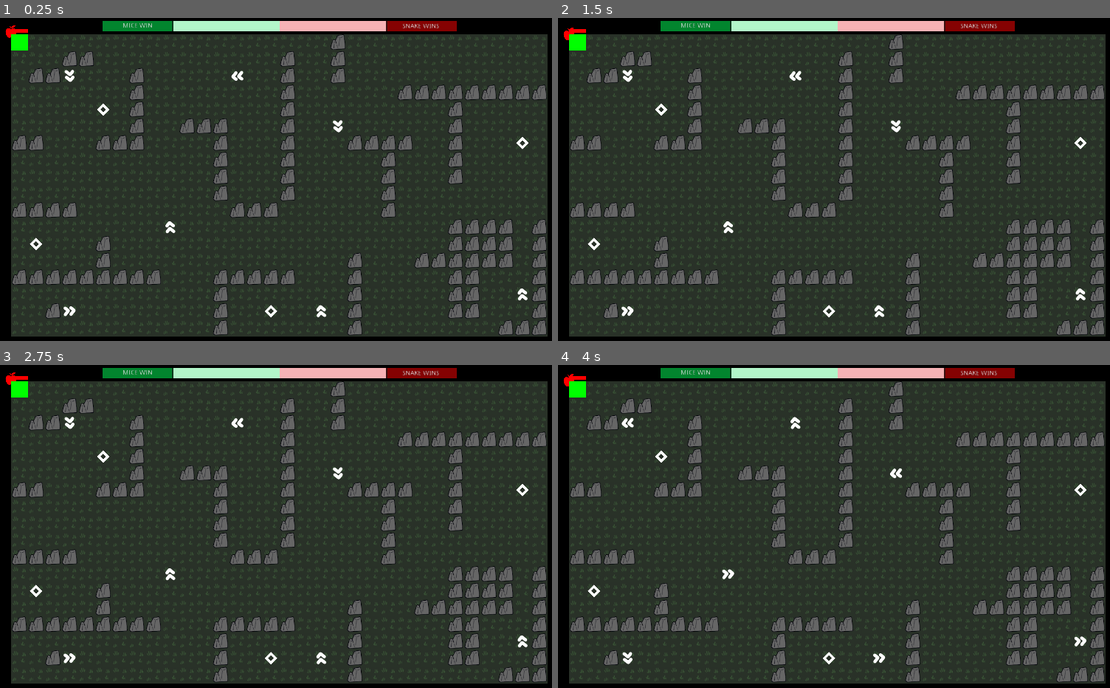
Above: before the commit, frames 1-4 (two rows, left to right).
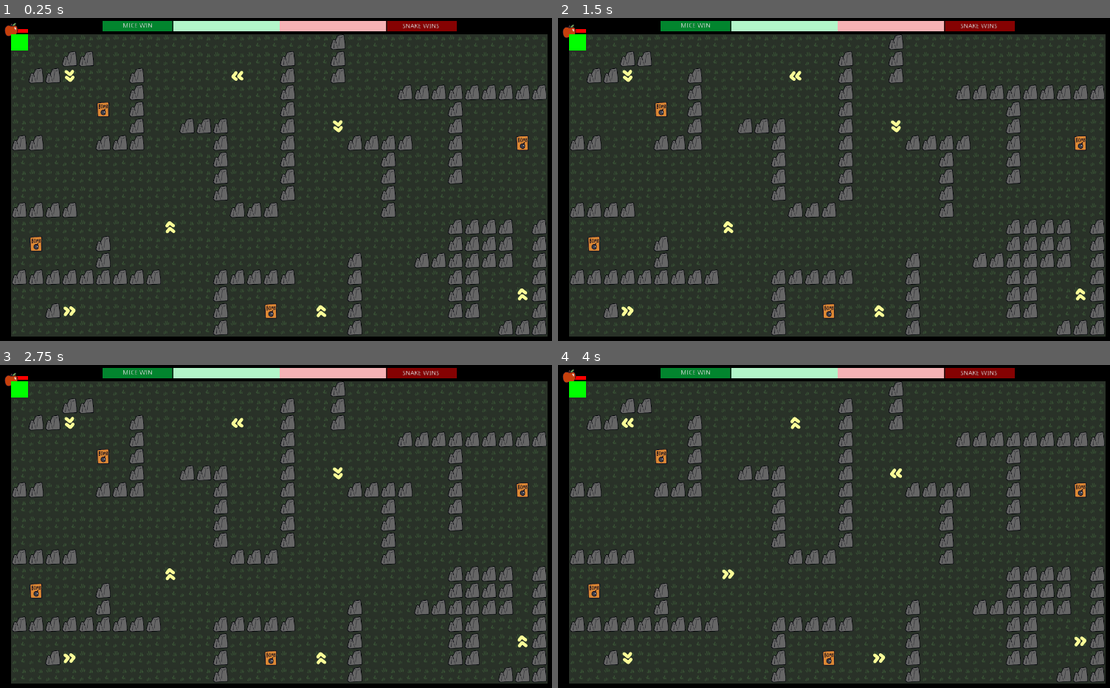
Above: after the commit, the same moments.

Repository: davesilva/ludum-dare-56
Game: Godot game, scene res://game/contexts/gameplay_context/gameplay_context.tscn
Two runs of this game, one before a commit and one after it. Both use one fixed random seed, a clock stepped at 60 frames per second and the inputs below. This scene is started directly instead of the project's main scene.
Inputs (mouse positions are in pixels of both pictures, inside the frame that each line leads up to):
- Up to frame 1 (0.25 s): no input
- Up to frame 2 (1.5 s): tap Enter (ui_accept) at 0.5, 0.77, 1.25 s; move the mouse to (966, 166) at 0.52 s; hold D (standard_move_right) 0.53-1.28 s; hold = (test_overlay_add) 0.53-1.28 s; click (966, 166) at 0.67 s; move the mouse to (718, 202) at 1.27 s; hold F (juice_press_test_feedback) from 1.28 s (still down); tap - (test_overlay_dismiss) at 1.35 s
- Up to frame 3 (2.75 s): tap Enter (ui_accept) at 1.52 s; move the mouse to (336, 458) at 2.02 s; release F (juice_press_test_feedback) at 2.03 s; hold D (standard_move_right) from 2.03 s (still down); hold Backspace (test_overlay_dismiss_all) from 2.03 s (still down)
- Up to frame 4 (4 s): tap Enter (ui_accept) at 2.75, 3.02, 3.77 s; move the mouse to (806, 597) at 2.77 s; release D (standard_move_right) at 2.78 s; release Backspace (test_overlay_dismiss_all) at 2.78 s; hold W (standard_move_up) 2.78-3.53 s; tap = (test_overlay_add) at 2.85 s; click (806, 597) at 2.92 s; move the mouse to (1016, 581) at 3.52 s; hold A (standard_move_left) from 3.53 s (still down); hold - (test_overlay_dismiss) from 3.53 s (still down)

The runs differ from the first frame. In frame 1, 0.8% of the frame differs, in the area x 0-96%, y 1-94%; in frame 2, 0.8%; in frame 3, 0.7%; in frame 4, 0.8%.

Commit message:
Updated all assets

Diff:
--- a/game/contexts/gameplay_context/gameplay_context.tscn
+++ b/game/contexts/gameplay_context/gameplay_context.tscn
@@ -36,7 +36,6 @@
 [node name="SNAKE" parent="." instance=ExtResource( 3 )]
 
 [node name="apple" parent="." instance=ExtResource( 4 )]
-scale = Vector2( 0.3, 0.3 )
 
 [node name="camera_2d" type="Camera2D" parent="."]
 position = Vector2( 641, 358 )
--- a/game/entities/player/player.tscn
+++ b/game/entities/player/player.tscn
@@ -20,7 +20,7 @@
 [sub_resource type="CircleShape2D" id=4]
 
 [sub_resource type="StyleBoxFlat" id=5]
-bg_color = Color( 0.964706, 0.862745, 0.615686, 1 )
+bg_color = Color( 0.976471, 0.913725, 0.780392, 1 )
 
 [sub_resource type="StyleBoxFlat" id=6]
 bg_color = Color( 0.231373, 0.101961, 0.0156863, 1 )
--- a/game/items/apple.tscn
+++ b/game/items/apple.tscn
@@ -1,18 +1,17 @@
 [gd_scene load_steps=6 format=2]
 
-[ext_resource path="res://addons/first_party/assets/basic_2d_assets/objects/apple/apple_filled.png" type="Texture" id=1]
+[ext_resource path="res://game/items/apple.PNG" type="Texture" id=1]
 [ext_resource path="res://addons/first_party/sequencers/float/wave_sequencer.gd" type="Script" id=2]
 [ext_resource path="res://game/items/apple.gd" type="Script" id=3]
 [ext_resource path="res://game/items/pickup.tscn" type="PackedScene" id=4]
 
 [sub_resource type="CircleShape2D" id=1]
-radius = 60.0
+radius = 30.0
 
 [node name="Apple" instance=ExtResource( 4 )]
 script = ExtResource( 3 )
 
 [node name="sprite" parent="." index="0"]
-self_modulate = Color( 1, 0, 0, 1 )
 texture = ExtResource( 1 )
 
 [node name="collision_shape_2d" parent="pickup_hotbox" index="0"]
@@ -20,8 +19,7 @@
 
 [node name="wave_sequencer" type="Node" parent="." index="2"]
 script = ExtResource( 2 )
-min_value = -20.0
+min_value = -10.0
 max_value = 0.0
-min_to_max_time = 1.5
 
 [connection signal="new_value" from="wave_sequencer" to="." method="_on_wave_sequencer_new_value"]
--- a/game/items/bomb.tscn
+++ b/game/items/bomb.tscn
@@ -1,6 +1,6 @@
 [gd_scene load_steps=5 format=2]
 
-[ext_resource path="res://addons/first_party/assets/basic_2d_assets/polygons/circle/circle_filled.png" type="Texture" id=1]
+[ext_resource path="res://game/items/bomb.PNG" type="Texture" id=1]
 [ext_resource path="res://game/items/bomb.gd" type="Script" id=2]
 [ext_resource path="res://addons/first_party/sequencers/bool/toggle_sequencer.gd" type="Script" id=3]
 [ext_resource path="res://game/fx/cool_explosion.tscn" type="PackedScene" id=4]
@@ -13,7 +13,7 @@
 explosion_scene = ExtResource( 4 )
 
 [node name="sprite" type="Sprite" parent="."]
-scale = Vector2( 0.2, 0.2 )
+scale = Vector2( 0.7, 0.7 )
 texture = ExtResource( 1 )
 
 [node name="flash_sequencer" type="Node" parent="."]
--- a/game/items/pickup_bomb.tscn
+++ b/game/items/pickup_bomb.tscn
@@ -1,7 +1,7 @@
 [gd_scene load_steps=4 format=2]
 
 [ext_resource path="res://game/items/pickup.tscn" type="PackedScene" id=1]
-[ext_resource path="res://addons/first_party/assets/basic_2d_assets/polygons/diamond/diamond_heavy.png" type="Texture" id=2]
+[ext_resource path="res://game/items/bomb_pickup.PNG" type="Texture" id=2]
 [ext_resource path="res://game/items/pickup_bomb.gd" type="Script" id=3]
 
 [node name="BombPickup" instance=ExtResource( 1 )]
--- a/game/items/speed_pad.tscn
+++ b/game/items/speed_pad.tscn
@@ -11,6 +11,7 @@
 script = ExtResource( 2 )
 
 [node name="arrows" type="Sprite" parent="."]
+modulate = Color( 0.988235, 1, 0.6, 1 )
 texture = ExtResource( 1 )
 
 [node name="hotbox" type="Area2D" parent="."]
--- a/game/world/game_world.tscn
+++ b/game/world/game_world.tscn
@@ -261,19 +261,15 @@
 
 [node name="BombPickup" parent="." instance=ExtResource( 4 )]
 position = Vector2( 620, 660 )
-scale = Vector2( 0.3, 0.3 )
 
 [node name="BombPickup2" parent="." instance=ExtResource( 4 )]
 position = Vector2( 1220, 260 )
-scale = Vector2( 0.3, 0.3 )
 
 [node name="BombPickup3" parent="." instance=ExtResource( 4 )]
 position = Vector2( 60, 500 )
-scale = Vector2( 0.3, 0.3 )
 
 [node name="BombPickup4" parent="." instance=ExtResource( 4 )]
 position = Vector2( 220, 180 )
-scale = Vector2( 0.3, 0.3 )
 
 [node name="spawn_root" type="Node2D" parent="."]
 
Binary file added: game/items/apple.PNG
Not shown, added: game/items/apple.PNG.import
Binary file added: game/items/bomb.PNG
Not shown, added: game/items/bomb.PNG.import
Binary file added: game/items/bomb_pickup.PNG
Not shown, added: game/items/bomb_pickup.PNG.import
